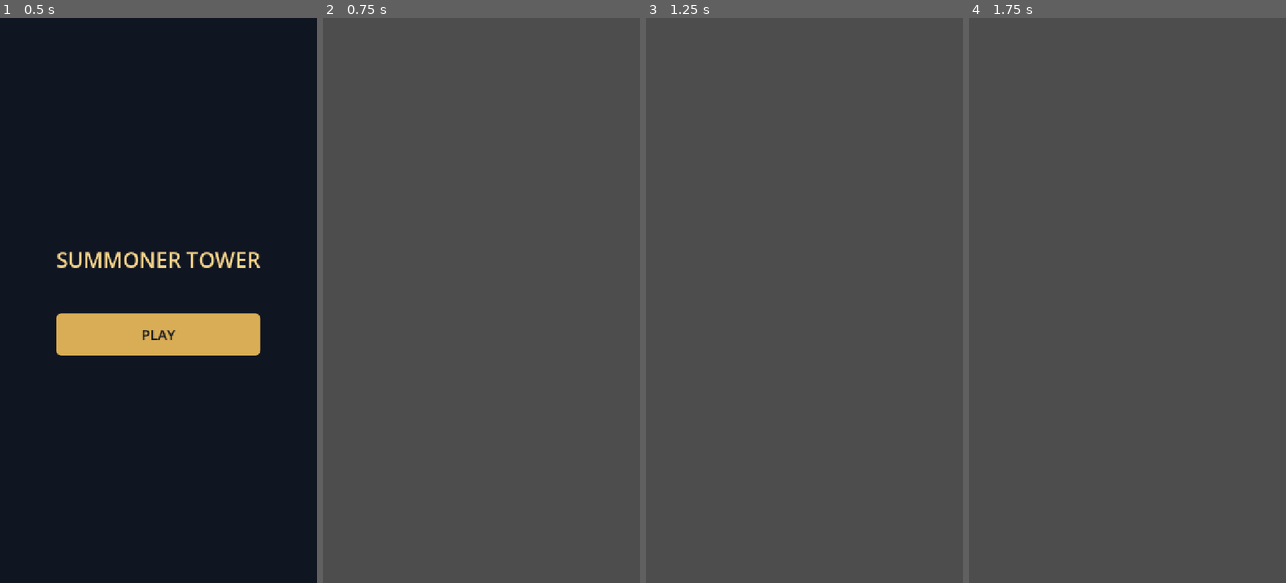
Above: before the commit, frames 1-4 (left to right).
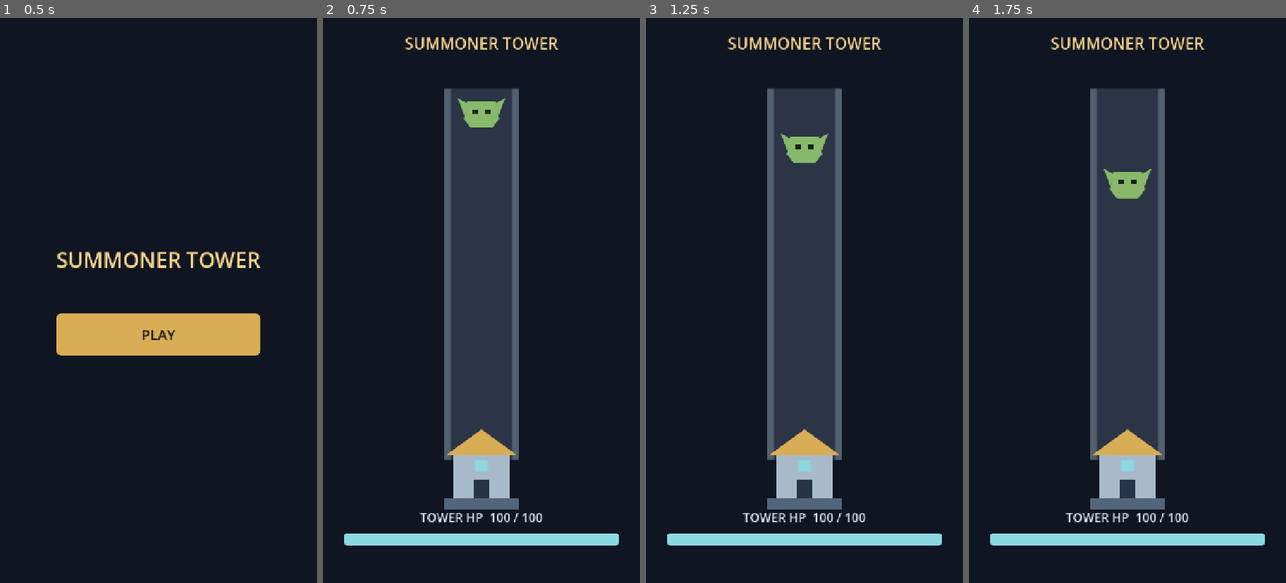
Above: after the commit, the same moments.

Repository: mobigametim-bit/summoner_tower
Game: Godot game, scene res://scenes/main_menu.tscn
Same seed, same stepped clock (60 frames per second), same inputs: the game is played once before the commit and once after it.
Inputs (mouse positions are in pixels of both pictures, inside the frame that each line leads up to):
- Up to frame 1 (0.5 s): no input
- Up to frame 2 (0.75 s): click "PLAY" at 0.5 s
- Up to frame 3 (1.25 s): no input
- Up to frame 4 (1.75 s): tap Enter (ui_accept) at 1.25, 1.52 s; move the mouse to (1197, 272) at 1.27 s; hold Right (ui_right) from 1.28 s (still down); tap Space at 1.35 s; click (1197, 272) at 1.42 s

Frame 1 is identical in both runs. In frame 2, 99% of the frame differs, in the area x 0-100%, y 0-100%; in frame 3, 99%; in frame 4, 99%.

Commit message:
feat: implement tower and enemy encounter

Diff:
--- /dev/null
+++ b/assets/arena.svg
@@ -0,0 +1,5 @@
+<svg xmlns="http://www.w3.org/2000/svg" width="720" height="1280" viewBox="0 0 720 1280">
+  <rect width="720" height="1280" fill="#101522"/>
+  <rect x="276" y="160" width="168" height="840" fill="#526070"/>
+  <rect x="290" y="160" width="140" height="840" fill="#2b3546"/>
+</svg>
--- /dev/null
+++ b/assets/enemy.svg
@@ -0,0 +1,11 @@
+<svg xmlns="http://www.w3.org/2000/svg" width="108" height="70" viewBox="-54 -35 108 70">
+  <g fill="#88b96b">
+    <polygon points="-32,-28 32,-28 40,12 24,32 -24,32 -40,12"/>
+    <polygon points="-30,-22 -54,-35 -39,3"/>
+    <polygon points="30,-22 54,-35 39,3"/>
+  </g>
+  <g fill="#17221b">
+    <rect x="-20" y="-10" width="12" height="10"/>
+    <rect x="8" y="-10" width="12" height="10"/>
+  </g>
+</svg>
--- /dev/null
+++ b/assets/tower.svg
@@ -0,0 +1,7 @@
+<svg xmlns="http://www.w3.org/2000/svg" width="168" height="182" viewBox="-84 -108 168 182">
+  <rect x="-84" y="48" width="168" height="26" fill="#53657a"/>
+  <rect x="-64" y="-50" width="128" height="98" fill="#a8bac9"/>
+  <polygon points="-80,-50 0,-108 80,-50" fill="#d9ad55"/>
+  <rect x="-18" y="6" width="36" height="42" fill="#273447"/>
+  <rect x="-14" y="-38" width="28" height="24" fill="#8ad9e2"/>
+</svg>
--- /dev/null
+++ b/resources/balance/first_encounter.tres
@@ -0,0 +1,9 @@
+[gd_resource type="Resource" script_class="EncounterConfig" format=3 uid="uid://be2d7ahgtbjub"]
+
+[ext_resource type="Script" uid="uid://3a6n6masdxrb" path="res://scripts/data/encounter_config.gd" id="1_v8sra"]
+
+[resource]
+script = ExtResource("1_v8sra")
+tower_max_health = 100
+enemy_tower_damage = 20
+enemy_move_speed = 160.0
--- /dev/null
+++ b/resources/ui/game_theme.tres
@@ -0,0 +1,77 @@
+[gd_resource type="Theme" format=3 uid="uid://bufjhwj3mejwx"]
+
+[sub_resource type="StyleBoxFlat" id="StyleBoxFlat_q4uia"]
+content_margin_left = 24.0
+content_margin_top = 16.0
+content_margin_right = 24.0
+content_margin_bottom = 16.0
+bg_color = Color(0, 0, 0, 0)
+border_width_left = 3
+border_width_top = 3
+border_width_right = 3
+border_width_bottom = 3
+border_color = Color(1, 0.9411765, 0.7607843, 1)
+corner_radius_top_left = 12
+corner_radius_top_right = 12
+corner_radius_bottom_right = 12
+corner_radius_bottom_left = 12
+
+[sub_resource type="StyleBoxFlat" id="StyleBoxFlat_wir6v"]
+content_margin_left = 24.0
+content_margin_top = 16.0
+content_margin_right = 24.0
+content_margin_bottom = 16.0
+bg_color = Color(0.9254902, 0.78039217, 0.48235294, 1)
+corner_radius_top_left = 12
+corner_radius_top_right = 12
+corner_radius_bottom_right = 12
+corner_radius_bottom_left = 12
+
+[sub_resource type="StyleBoxFlat" id="StyleBoxFlat_1e81c"]
+content_margin_left = 24.0
+content_margin_top = 16.0
+content_margin_right = 24.0
+content_margin_bottom = 16.0
+bg_color = Color(0.8509804, 0.6784314, 0.33333334, 1)
+corner_radius_top_left = 12
+corner_radius_top_right = 12
+corner_radius_bottom_right = 12
+corner_radius_bottom_left = 12
+
+[sub_resource type="StyleBoxFlat" id="StyleBoxFlat_bduea"]
+content_margin_left = 24.0
+content_margin_top = 16.0
+content_margin_right = 24.0
+content_margin_bottom = 16.0
+bg_color = Color(0.70980394, 0.54509807, 0.22352941, 1)
+corner_radius_top_left = 12
+corner_radius_top_right = 12
+corner_radius_bottom_right = 12
+corner_radius_bottom_left = 12
+
+[sub_resource type="StyleBoxFlat" id="StyleBoxFlat_d2y13"]
+bg_color = Color(0.16862746, 0.20784314, 0.27450982, 1)
+corner_radius_top_left = 8
+corner_radius_top_right = 8
+corner_radius_bottom_right = 8
+corner_radius_bottom_left = 8
+
+[sub_resource type="StyleBoxFlat" id="StyleBoxFlat_ki6ws"]
+bg_color = Color(0.5411765, 0.8509804, 0.8862745, 1)
+corner_radius_top_left = 8
+corner_radius_top_right = 8
+corner_radius_bottom_right = 8
+corner_radius_bottom_left = 8
+
+[resource]
+default_font_size = 32
+Button/colors/font_color = Color(0.0627451, 0.08235294, 0.13333334, 1)
+Button/colors/font_focus_color = Color(0.0627451, 0.08235294, 0.13333334, 1)
+Button/colors/font_hover_color = Color(0.0627451, 0.08235294, 0.13333334, 1)
+Button/colors/font_pressed_color = Color(0.0627451, 0.08235294, 0.13333334, 1)
+Button/styles/focus = SubResource("StyleBoxFlat_q4uia")
+Button/styles/hover = SubResource("StyleBoxFlat_wir6v")
+Button/styles/normal = SubResource("StyleBoxFlat_1e81c")
+Button/styles/pressed = SubResource("StyleBoxFlat_bduea")
+ProgressBar/styles/background = SubResource("StyleBoxFlat_d2y13")
+ProgressBar/styles/fill = SubResource("StyleBoxFlat_ki6ws")
--- /dev/null
+++ b/scenes/enemy.tscn
@@ -0,0 +1,10 @@
+[gd_scene format=3 uid="uid://bofw8cla40ece"]
+
+[ext_resource type="Script" uid="uid://di4mpnwaikk8a" path="res://scripts/combat/approaching_enemy.gd" id="1_7p1mj"]
+[ext_resource type="Texture2D" uid="uid://dfnsaprp1a8y1" path="res://assets/enemy.svg" id="2_md0e3"]
+
+[node name="Enemy" type="Node2D" unique_id=1962163179]
+script = ExtResource("1_7p1mj")
+
+[node name="Visual" type="Sprite2D" parent="." unique_id=606921741]
+texture = ExtResource("2_md0e3")
--- a/scenes/game.tscn
+++ b/scenes/game.tscn
@@ -1,3 +1,183 @@
 [gd_scene format=3 uid="uid://rkmlqc5qcsrs"]
 
+[ext_resource type="Script" uid="uid://c67cxl6m0h3b5" path="res://scripts/game/game_manager.gd" id="1_lbhrr"]
+[ext_resource type="PackedScene" uid="uid://bkmm5tldq4x6c" path="res://scenes/tower.tscn" id="1_uwrxv"]
+[ext_resource type="Theme" uid="uid://bufjhwj3mejwx" path="res://resources/ui/game_theme.tres" id="2_lnu2h"]
+[ext_resource type="Resource" uid="uid://be2d7ahgtbjub" path="res://resources/balance/first_encounter.tres" id="2_p57ef"]
+[ext_resource type="Script" uid="uid://c8cpj6ixtxugj" path="res://scripts/ui/game_hud.gd" id="2_yqjtg"]
+[ext_resource type="PackedScene" uid="uid://bofw8cla40ece" path="res://scenes/enemy.tscn" id="3_u5sy4"]
+[ext_resource type="Texture2D" uid="uid://m3obcl82lbrw" path="res://assets/arena.svg" id="4_u5sy4"]
+
+[sub_resource type="StyleBoxFlat" id="StyleBoxFlat_lnu2h"]
+content_margin_left = 36.0
+content_margin_top = 40.0
+content_margin_right = 36.0
+content_margin_bottom = 40.0
+bg_color = Color(0.105882354, 0.14117648, 0.2, 1)
+border_width_left = 2
+border_width_top = 2
+border_width_right = 2
+border_width_bottom = 2
+border_color = Color(0.32156864, 0.3764706, 0.4392157, 1)
+corner_radius_top_left = 16
+corner_radius_top_right = 16
+corner_radius_bottom_right = 16
+corner_radius_bottom_left = 16
+
 [node name="Game" type="Node2D" unique_id=469266139]
+script = ExtResource("1_lbhrr")
+config = ExtResource("2_p57ef")
+enemy_scene = ExtResource("3_u5sy4")
+
+[node name="World" type="Node2D" parent="." unique_id=1754034890]
+
+[node name="Background" type="Sprite2D" parent="World" unique_id=1928593795]
+texture = ExtResource("4_u5sy4")
+centered = false
+
+[node name="SpawnPoint" type="Marker2D" parent="World" unique_id=1693467739]
+position = Vector2(360, 190)
+
+[node name="Enemies" type="Node2D" parent="World" unique_id=421865247]
+
+[node name="Tower" parent="World" unique_id=873803062 instance=ExtResource("1_uwrxv")]
+position = Vector2(360, 1040)
+
+[node name="SpawnTimer" type="Timer" parent="." unique_id=273221870]
+one_shot = true
+
+[node name="Interface" type="CanvasLayer" parent="." unique_id=242053494]
+
+[node name="Hud" type="Control" parent="Interface" unique_id=1417951609]
+layout_mode = 3
+anchors_preset = 15
+anchor_right = 1.0
+anchor_bottom = 1.0
+grow_horizontal = 2
+grow_vertical = 2
+mouse_filter = 2
+theme = ExtResource("2_lnu2h")
+script = ExtResource("2_yqjtg")
+
+[node name="Header" type="MarginContainer" parent="Interface/Hud" unique_id=1488580138]
+layout_mode = 1
+anchors_preset = 10
+anchor_right = 1.0
+offset_bottom = 114.0
+grow_horizontal = 2
+mouse_filter = 2
+theme_override_constants/margin_left = 32
+theme_override_constants/margin_top = 32
+theme_override_constants/margin_right = 32
+theme_override_constants/margin_bottom = 32
+
+[node name="Title" type="Label" parent="Interface/Hud/Header" unique_id=1564434610]
+layout_mode = 2
+theme_override_colors/font_color = Color(0.96862745, 0.8352941, 0.5411765, 1)
+theme_override_font_sizes/font_size = 36
+text = "SUMMONER TOWER"
+horizontal_alignment = 1
+
+[node name="Health" type="MarginContainer" parent="Interface/Hud" unique_id=1214229673]
+layout_mode = 1
+anchors_preset = 12
+anchor_top = 1.0
+anchor_right = 1.0
+anchor_bottom = 1.0
+offset_left = 48.0
+offset_top = -168.0
+offset_right = -48.0
+offset_bottom = -48.0
+grow_horizontal = 2
+grow_vertical = 0
+mouse_filter = 2
+
+[node name="Stack" type="VBoxContainer" parent="Interface/Hud/Health" unique_id=1756145999]
+layout_mode = 2
+mouse_filter = 2
+theme_override_constants/separation = 16
+
+[node name="HealthLabel" type="Label" parent="Interface/Hud/Health/Stack" unique_id=6683040]
+unique_name_in_owner = true
+layout_mode = 2
+theme_override_colors/font_color = Color(0.85490197, 0.89411765, 0.93333334, 1)
+theme_override_font_sizes/font_size = 28
+text = "TOWER HP  100 / 100"
+horizontal_alignment = 1
+
+[node name="HealthBar" type="ProgressBar" parent="Interface/Hud/Health/Stack" unique_id=762233268]
+unique_name_in_owner = true
+custom_minimum_size = Vector2(0, 28)
+layout_mode = 2
+mouse_filter = 2
+show_percentage = false
+
+[node name="GameOverOverlay" type="Control" parent="Interface/Hud" unique_id=1342710346]
+unique_name_in_owner = true
+visible = false
+layout_mode = 1
+anchors_preset = 15
+anchor_right = 1.0
+anchor_bottom = 1.0
+grow_horizontal = 2
+grow_vertical = 2
+
+[node name="Shade" type="ColorRect" parent="Interface/Hud/GameOverOverlay" unique_id=1769126759]
+layout_mode = 1
+anchors_preset = 15
+anchor_right = 1.0
+anchor_bottom = 1.0
+grow_horizontal = 2
+grow_vertical = 2
+color = Color(0.02745098, 0.043137256, 0.07058824, 0.8745098)
+
+[node name="Center" type="CenterContainer" parent="Interface/Hud/GameOverOverlay" unique_id=509327819]
+layout_mode = 1
+anchors_preset = 15
+anchor_right = 1.0
+anchor_bottom = 1.0
+grow_horizontal = 2
+grow_vertical = 2
+
+[node name="Panel" type="PanelContainer" parent="Interface/Hud/GameOverOverlay/Center" unique_id=734330472]
+custom_minimum_size = Vector2(500, 0)
+layout_mode = 2
+theme_override_styles/panel = SubResource("StyleBoxFlat_lnu2h")
+
+[node name="Stack" type="VBoxContainer" parent="Interface/Hud/GameOverOverlay/Center/Panel" unique_id=1514523921]
+layout_mode = 2
+theme_override_constants/separation = 24
+
+[node name="Title" type="Label" parent="Interface/Hud/GameOverOverlay/Center/Panel/Stack" unique_id=330956670]
+layout_mode = 2
+theme_override_colors/font_color = Color(0.96862745, 0.8352941, 0.5411765, 1)
+theme_override_font_sizes/font_size = 48
+text = "GAME OVER"
+horizontal_alignment = 1
+
+[node name="Message" type="Label" parent="Interface/Hud/GameOverOverlay/Center/Panel/Stack" unique_id=1201837376]
+layout_mode = 2
+theme_override_colors/font_color = Color(0.85490197, 0.89411765, 0.93333334, 1)
+theme_override_font_sizes/font_size = 28
+text = "The tower has fallen."
+horizontal_alignment = 1
+
+[node name="RestartButton" type="Button" parent="Interface/Hud/GameOverOverlay/Center/Panel/Stack" unique_id=1234443234]
+unique_name_in_owner = true
+custom_minimum_size = Vector2(0, 96)
+layout_mode = 2
+text = "RESTART"
+
+[node name="MenuButton" type="Button" parent="Interface/Hud/GameOverOverlay/Center/Panel/Stack" unique_id=1736271558]
+unique_name_in_owner = true
+custom_minimum_size = Vector2(0, 84)
+layout_mode = 2
+text = "MENU"
+
+[connection signal="destroyed" from="World/Tower" to="." method="_on_tower_destroyed"]
+[connection signal="health_changed" from="World/Tower" to="." method="_on_tower_health_changed"]
+[connection signal="timeout" from="SpawnTimer" to="." method="_spawn_enemy"]
+[connection signal="menu_requested" from="Interface/Hud" to="." method="_on_menu_requested"]
+[connection signal="restart_requested" from="Interface/Hud" to="." method="_on_restart_requested"]
+[connection signal="pressed" from="Interface/Hud/GameOverOverlay/Center/Panel/Stack/RestartButton" to="Interface/Hud" method="_on_restart_button_pressed"]
+[connection signal="pressed" from="Interface/Hud/GameOverOverlay/Center/Panel/Stack/MenuButton" to="Interface/Hud" method="_on_menu_button_pressed"]
--- /dev/null
+++ b/scenes/tower.tscn
@@ -0,0 +1,14 @@
+[gd_scene format=3 uid="uid://bkmm5tldq4x6c"]
+
+[ext_resource type="Script" uid="uid://dymyt3sgiw53w" path="res://scripts/combat/tower_health.gd" id="1_2x682"]
+[ext_resource type="Texture2D" uid="uid://csuujqnn38wtt" path="res://assets/tower.svg" id="2_ay4al"]
+
+[node name="Tower" type="Node2D" unique_id=873803062]
+script = ExtResource("1_2x682")
+
+[node name="Visual" type="Sprite2D" parent="." unique_id=51669297]
+position = Vector2(0, -17)
+texture = ExtResource("2_ay4al")
+
+[node name="ContactPoint" type="Marker2D" parent="." unique_id=2121389323]
+position = Vector2(0, -120)
--- /dev/null
+++ b/scripts/combat/approaching_enemy.gd
@@ -0,0 +1,46 @@
+class_name ApproachingEnemy
+extends Node2D
+
+signal reached_tower(enemy: ApproachingEnemy)
+
+var tower_damage: int = 0
+var move_speed: float = 0.0
+var _target_y: float = 0.0
+var _resolved: bool = false
+
+
+func _ready() -> void:
+	set_physics_process(false)
+
+
+func configure(config: EncounterConfig, spawn_position: Vector2, target_y: float) -> void:
+	global_position = spawn_position
+	tower_damage = config.enemy_tower_damage
+	move_speed = config.enemy_move_speed
+	_target_y = target_y
+	set_physics_process(true)
+
+
+func _physics_process(delta: float) -> void:
+	if _resolved:
+		return
+
+	global_position.y = move_toward(global_position.y, _target_y, move_speed * delta)
+	if global_position.y >= _target_y:
+		_resolve_at_tower()
+
+
+func _resolve_at_tower() -> void:
+	if _resolved:
+		return
+
+	# Обработчик сигнала может вызвать этот метод повторно: сначала фиксируем результат.
+	_resolved = true
+	set_physics_process(false)
+	reached_tower.emit(self)
+	queue_free()
+
+
+func stop() -> void:
+	_resolved = true
+	set_physics_process(false)
--- /dev/null
+++ b/scripts/combat/tower_health.gd
@@ -0,0 +1,30 @@
+class_name TowerHealth
+extends Node2D
+
+signal health_changed(current: int, maximum: int)
+signal destroyed
+
+var current_health: int = 0
+var max_health: int = 0
+var _is_destroyed: bool = false
+
+
+func initialize(health: int) -> void:
+	max_health = maxi(health, 1)
+	current_health = max_health
+	_is_destroyed = false
+	modulate = Color.WHITE
+	health_changed.emit(current_health, max_health)
+
+
+func take_damage(amount: int) -> void:
+	if _is_destroyed or amount <= 0:
+		return
+
+	current_health = maxi(current_health - amount, 0)
+	_is_destroyed = current_health == 0
+	if _is_destroyed:
+		modulate = Color(0.45, 0.45, 0.45)
+	health_changed.emit(current_health, max_health)
+	if _is_destroyed:
+		destroyed.emit()
--- /dev/null
+++ b/scripts/data/encounter_config.gd
@@ -0,0 +1,7 @@
+class_name EncounterConfig
+extends Resource
+
+@export_range(1, 10000, 1) var tower_max_health: int = 1
+@export_range(1, 10000, 1) var enemy_tower_damage: int = 1
+@export_range(1.0, 1000.0, 1.0) var enemy_move_speed: float = 1.0
+@export_range(0.1, 10.0, 0.1) var next_enemy_delay: float = 1.0
--- /dev/null
+++ b/scripts/game/game_manager.gd
@@ -0,0 +1,96 @@
+extends Node2D
+
+enum State { RUNNING, GAME_OVER, LEAVING }
+
+@export var config: EncounterConfig
+@export var enemy_scene: PackedScene
+@export_file("*.tscn") var menu_scene_path: String = "res://scenes/main_menu.tscn"
+
+@onready var tower: TowerHealth = $World/Tower
+@onready var contact_point: Marker2D = $World/Tower/ContactPoint
+@onready var spawn_point: Marker2D = $World/SpawnPoint
+@onready var enemies: Node2D = $World/Enemies
+@onready var spawn_timer: Timer = $SpawnTimer
+@onready var hud: GameHud = $Interface/Hud
+
+var state: State = State.RUNNING
+var _active_enemy: ApproachingEnemy
+
+
+func _ready() -> void:
+	tower.initialize(config.tower_max_health)
+	_spawn_enemy()
+
+
+func _spawn_enemy() -> void:
+	if state != State.RUNNING or is_instance_valid(_active_enemy):
+		return
+
+	_active_enemy = enemy_scene.instantiate() as ApproachingEnemy
+	enemies.add_child(_active_enemy)
+	_active_enemy.reached_tower.connect(_on_enemy_reached_tower)
+	_active_enemy.configure(config, spawn_point.global_position, contact_point.global_position.y)
+
+
+func _on_enemy_reached_tower(enemy: ApproachingEnemy) -> void:
+	if state != State.RUNNING or enemy != _active_enemy:
+		return
+
+	# Сначала учитываем врага, поскольку сигнал урона может завершить забег.
+	_active_enemy = null
+	tower.take_damage(enemy.tower_damage)
+	if state == State.RUNNING:
+		spawn_timer.start(config.next_enemy_delay)
+
+
+func _on_tower_health_changed(current: int, maximum: int) -> void:
+	hud.update_health(current, maximum)
+
+
+func _on_tower_destroyed() -> void:
+	if state != State.RUNNING:
+		return
+
+	state = State.GAME_OVER
+	_stop_encounter()
+	hud.show_game_over()
+
+
+func _stop_encounter() -> void:
+	spawn_timer.stop()
+	for child: Node in enemies.get_children():
+		var enemy: ApproachingEnemy = child as ApproachingEnemy
+		enemy.stop()
+		enemy.queue_free()
+	_active_enemy = null
+
+
+func _on_restart_requested() -> void:
+	if state != State.GAME_OVER:
+		return
+
+	state = State.LEAVING
+	hud.set_actions_enabled(false)
+	_stop_encounter()
+	var error: Error = get_tree().reload_current_scene()
+	_handle_scene_change_error(error)
+
+
+func _on_menu_requested() -> void:
+	if state != State.GAME_OVER:
+		return
+
+	state = State.LEAVING
+	hud.set_actions_enabled(false)
+	_stop_encounter()
+	var error: Error = get_tree().change_scene_to_file(menu_scene_path)
+	_handle_scene_change_error(error)
+
+
+func _handle_scene_change_error(error: Error) -> void:
+	if error == OK:
+		return
+
+	state = State.GAME_OVER
+	hud.set_actions_enabled(true)
+	push_error("Cannot change scene (error %s)" % error)
--- /dev/null
+++ b/scripts/ui/game_hud.gd
@@ -0,0 +1,35 @@
+class_name GameHud
+extends Control
+
+signal restart_requested
+signal menu_requested
+
+@onready var health_bar: ProgressBar = %HealthBar
+@onready var health_label: Label = %HealthLabel
+@onready var game_over_overlay: Control = %GameOverOverlay
+@onready var restart_button: Button = %RestartButton
+@onready var menu_button: Button = %MenuButton
+
+
+func update_health(current: int, maximum: int) -> void:
+	health_bar.max_value = maximum
+	health_bar.value = current
+	health_label.text = "TOWER HP  %d / %d" % [current, maximum]
+
+
+func show_game_over() -> void:
+	game_over_overlay.show()
+	restart_button.grab_focus()
+
+
+func set_actions_enabled(enabled: bool) -> void:
+	restart_button.disabled = not enabled
+	menu_button.disabled = not enabled
+
+
+func _on_restart_button_pressed() -> void:
+	restart_requested.emit()
+
+
+func _on_menu_button_pressed() -> void:
+	menu_requested.emit()
--- /dev/null
+++ b/tests/scenarios/feature_1_tower_enemy.json
@@ -0,0 +1,61 @@
+{
+  "name": "Feature 1: sequential tower damage and game over",
+  "scene": "res://scenes/game.tscn",
+  "keep_running": true,
+  "steps": [
+    {
+      "assert": "get_node('World/Tower').current_health == 100",
+      "message": "Tower starts with full HP"
+    },
+    {
+      "assert": "get_node('World/Enemies').get_child_count() == 1",
+      "message": "One enemy starts the encounter"
+    },
+    {
+      "sample": {
+        "path": "World/Enemies/Enemy",
+        "props": [
+          "global_position"
+        ],
+        "seconds": 1,
+        "interval": 0.25
+      }
+    },
+    {
+      "wait_for": "get_node('World/Tower').current_health == 80"
+    },
+    {
+      "assert": "get_node('World/Enemies').get_child_count() == 0",
+      "message": "Reached enemy is removed"
+    },
+    {
+      "wait_for": "get_node('World/Tower').current_health == 60"
+    },
+    {
+      "wait_for": "get_node('World/Tower').current_health == 40"
+    },
+    {
+      "wait_for": "get_node('World/Tower').current_health == 20"
+    },
+    {
+      "wait_for": "get_node('World/Tower').current_health == 0"
+    },
+    {
+      "assert": "state == 1 and get_node('SpawnTimer').is_stopped() and get_node('World/Enemies').get_child_count() == 0 and get_node('Interface/Hud/GameOverOverlay').visible",
+      "message": "Fifth hit ends the encounter"
+    },
+    {
+      "wait": 2
+    },
+    {
+      "assert": "state == 1 and get_node('World/Enemies').get_child_count() == 0 and get_node('World/Tower').current_health == 0",
+      "message": "No new spawning after game over"
+    },
+    {
+      "assert_no_errors": true
+    },
+    {
+      "screenshot": "game_over"
+    }
+  ]
+}
Not shown, added: assets/arena.svg.import
Not shown, added: assets/enemy.svg.import
Not shown, added: assets/tower.svg.import
Not shown, changed: export_presets.cfg
Not shown, added: scripts/combat/approaching_enemy.gd.uid
Not shown, added: scripts/combat/tower_health.gd.uid
Not shown, added: scripts/data/encounter_config.gd.uid
Not shown, added: scripts/game/game_manager.gd.uid
Not shown, added: scripts/ui/game_hud.gd.uid
Not shown, changed: docs/DEVELOPMENT_PLAN.md
Not shown, added: docs/done/FEATURE_1_TOWER_ENEMY.md
